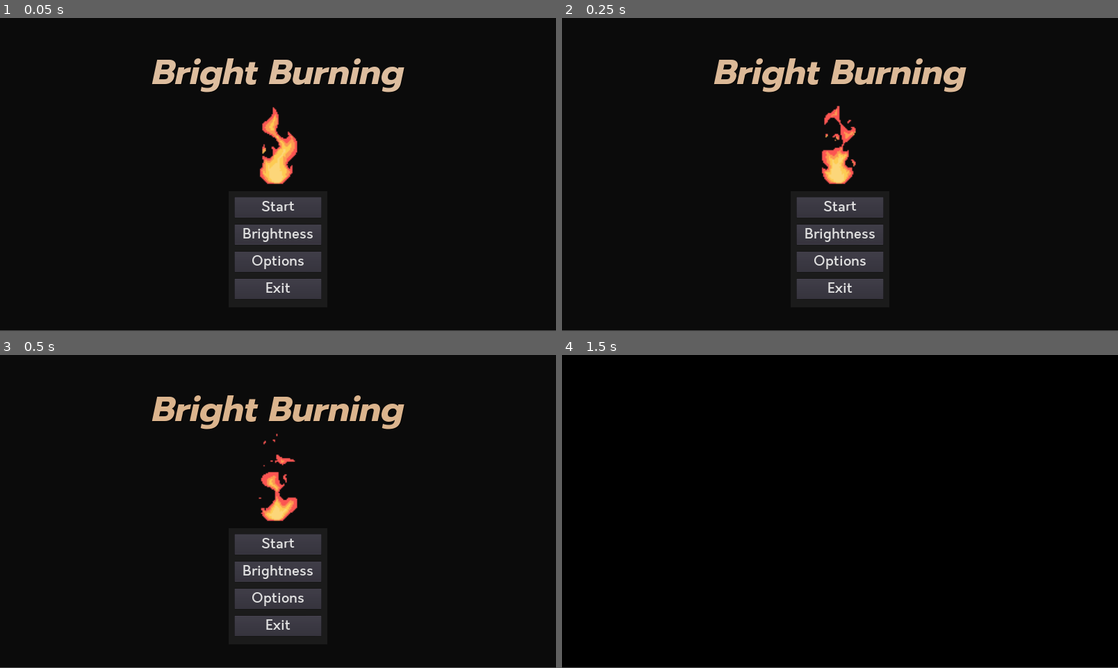
Above: before the commit, frames 1-4 (two rows, left to right).
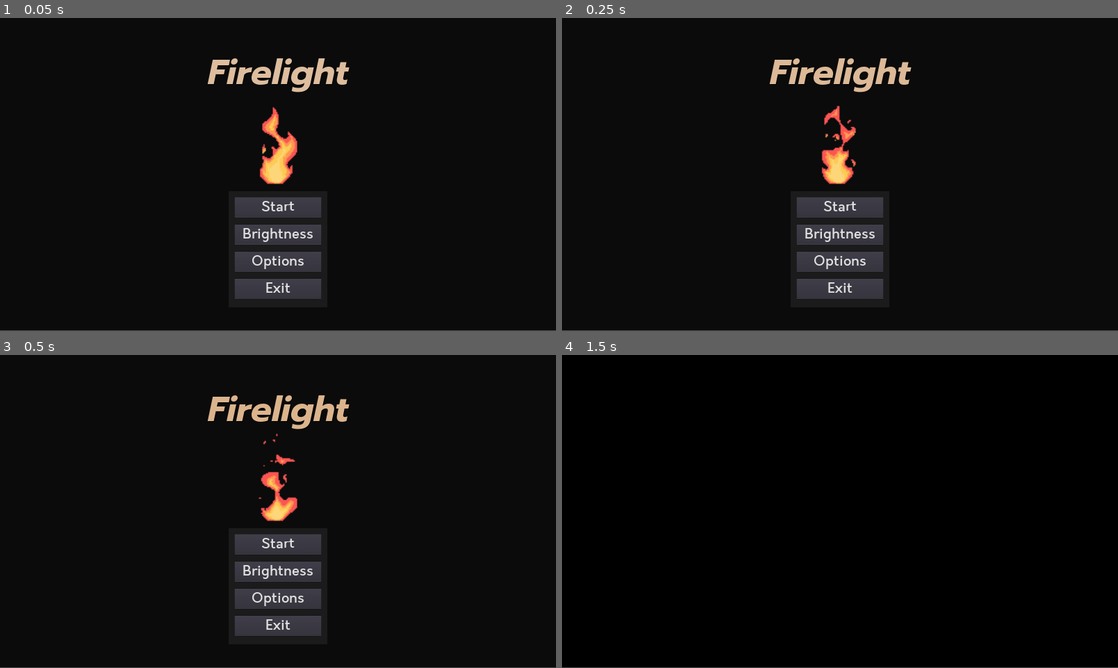
Above: after the commit, the same moments.

Repository: aozero/INTD450-Game
Game: Godot game, scene res://Scenes/Menus/MainMenu.tscn
Two runs of this game, one before a commit and one after it. Both use one fixed random seed, a clock stepped at 60 frames per second and the inputs below. Sound files missing from this copy of the repository are replaced by a short silence.
Inputs:
- Up to frame 1 (0.05 s): no input
- Up to frame 2 (0.25 s): no input
- Up to frame 3 (0.5 s): no input
- Up to frame 4 (1.5 s): click "Start" at 0.5 s; click "Start" at 1.25 s

The runs differ from the first frame. In frame 1, 1.9% of the frame differs, in the area x 27-73%, y 12-24%; in frame 2, 1.9%; in frame 3, 1.9%; in frame 4, nothing differs.

Commit message:
Potentially fix the main menu sometimes not appearing

Diff:
--- a/Scenes/Menus/MainMenu.tscn
+++ b/Scenes/Menus/MainMenu.tscn
@@ -58,7 +58,7 @@
 font_data = ExtResource( 8 )
 _sections_unfolded = [ "Settings" ]
 
-[node name="MainMenu" type="ColorRect"]
+[node name="MainMenu" type="ColorRect" index="0"]
 
 anchor_left = 0.0
 anchor_top = 0.0
@@ -106,7 +106,7 @@
 
 [node name="CanvasLayer" type="CanvasLayer" parent="." index="4"]
 
-layer = 0
+layer = 1
 offset = Vector2( 0, 0 )
 rotation = 0.0
 scale = Vector2( 1, 1 )
@@ -129,7 +129,7 @@
 custom_fonts/font = SubResource( 1 )
 custom_colors/font_color = Color( 0.856556, 0.658658, 0.466851, 1 )
 custom_colors/font_color_shadow = Color( 0, 0, 0, 1 )
-text = "Bright Burning"
+text = "Firelight"
 align = 1
 valign = 1
 percent_visible = 1.0
@@ -174,7 +174,7 @@
 
 [node name="CanvasLayer2" type="CanvasLayer" parent="." index="5"]
 
-layer = 1
+layer = 2
 offset = Vector2( 0, 0 )
 rotation = 0.0
 scale = Vector2( 1, 1 )
